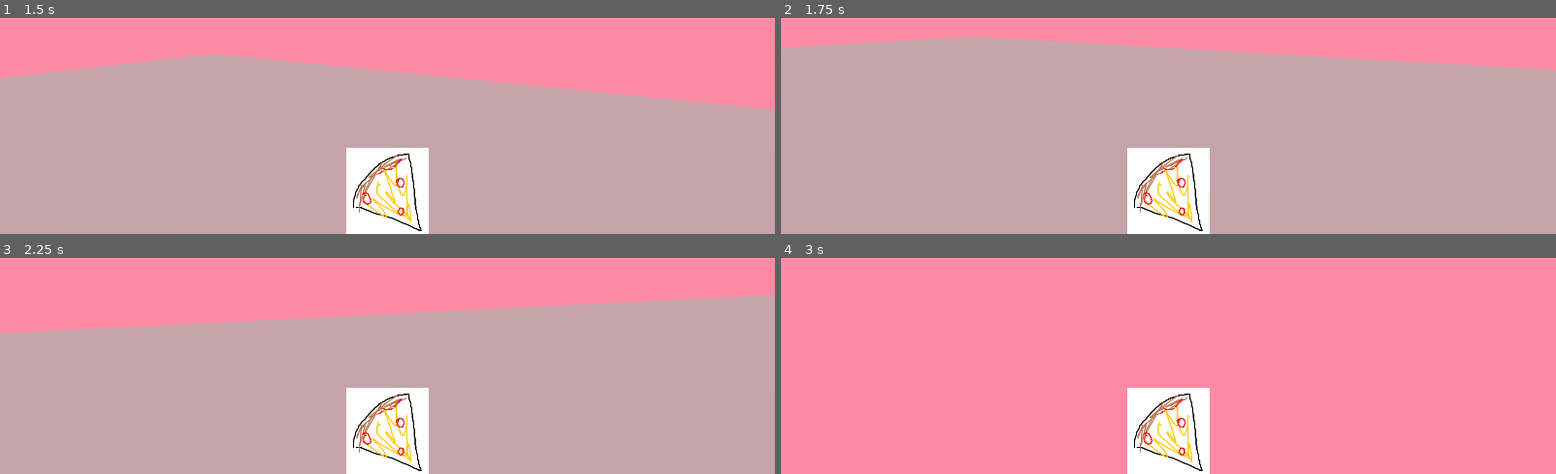
Above: before the commit, frames 1-4 (two rows, left to right).
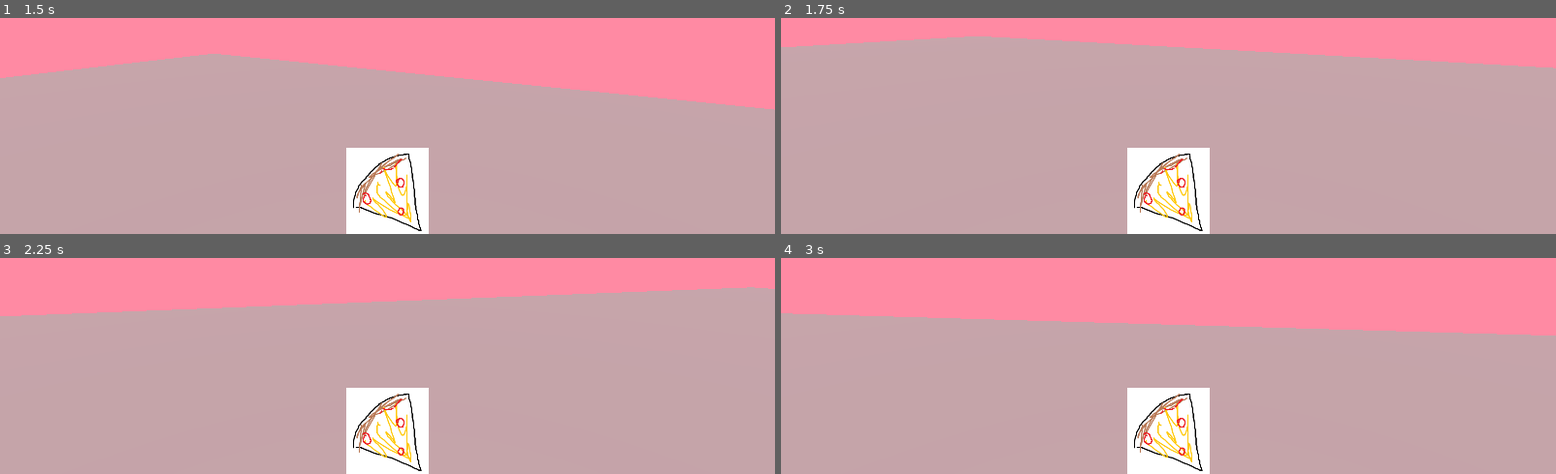
Above: after the commit, the same moments.

Repository: squarepear/snatch-n-sniff
Game: Godot game, scene res://convention/convention.tscn
The game is run twice, just before and just after one commit, with the same random seed, the same clock (stepped at 60 frames per second) and the same inputs. The engine's default icon, where the game draws it, is replaced by a stand-in: a white triangle on a blue panel in a dark square.
Inputs (mouse positions are in pixels of both pictures, inside the frame that each line leads up to):
- Up to frame 1 (1.5 s): tap Enter at 0.5 s; move the mouse to (outside the picture) at 0.52 s; hold Right mouse button (sniff) 0.53-1.28 s; hold W (move_forward) from 0.53 s (still down); tap Space (jump) at 0.77 s; move the mouse to (348, 18) at 1.27 s; click (348, 18) at 1.35 s
- Up to frame 2 (1.75 s): keep holding W (move_forward); tap Space (jump) at 1.52 s; right-click (1129, 18) at 1.55 s
- Up to frame 3 (2.25 s): keep holding W (move_forward); move the mouse to (outside the picture) at 2.02 s; hold Right mouse button (sniff) from 2.03 s (still down)
- Up to frame 4 (3 s): keep holding W (move_forward); move the mouse to (1160, 264) at 2.77 s; release Right mouse button (sniff) at 2.78 s; right-click (1160, 264) at 2.85 s

Frame 1 is identical in both runs. In frame 2, 0.5% of the frame differs, in the area x 0-100%, y 8-25%; in frame 3, 5.8%; in frame 4, 65%, in the area x 0-100%, y 25-100%.

Commit message:
Add sniff speed modifier

Diff:
--- a/project/player/hands.gd
+++ b/project/player/hands.gd
@@ -1,6 +1,10 @@
 class_name Hands
 extends TextureRect
 
+
+signal started_sniffing
+signal sniffing_ready
+signal stopped_sniffing
 
 var held_item: SniffdexEntry
 var is_sniffing := false
@@ -28,6 +32,7 @@
 	if is_sniffing or not held_item:
 		return
 
+	started_sniffing.emit()
 	sniff_timer.start(held_item.sniff_time)
 	is_sniffing = true
 
@@ -36,15 +41,19 @@
 	if not is_sniffing:
 		return
 
-	print("SNIFF MODE ENGAGED")
-
 	has_sniffed = true
+	sniffing_ready.emit()
 
 
 func stop_sniffing() -> void:
+	if not is_sniffing:
+		return
+
 	is_sniffing = false
+	stopped_sniffing.emit()
 
 	if not has_sniffed:
+		sniff_timer.stop()
 		return
 
 	sniff(held_item)
--- a/project/player/player.gd
+++ b/project/player/player.gd
@@ -3,11 +3,13 @@
 
 signal snatched_snatchable(snatchable: Snatchable)
 
-const SPEED = 5.0
-const JUMP_VELOCITY = 4.5
+const SPEED := 5.0
+const SNIFF_SPEED_MULTIPLIER := 0.25
+const JUMP_VELOCITY := 4.5
 
 # Get the gravity from the project settings to be synced with RigidBody nodes.
 var gravity = ProjectSettings.get_setting("physics/3d/default_gravity")
+var is_slow := false
 
 @onready var snatch_detector := $SnatchDetector
 
@@ -27,13 +29,17 @@
 	var input_dir = Input.get_vector("move_left", "move_right", "move_forward", "move_back")
 	var direction = (transform.basis * Vector3(input_dir.x, 0, input_dir.y)).normalized()
 	if direction:
-		velocity.x = direction.x * SPEED
-		velocity.z = direction.z * SPEED
+		velocity.x = direction.x * get_speed_multiplier()
+		velocity.z = direction.z * get_speed_multiplier()
 	else:
-		velocity.x = move_toward(velocity.x, 0, SPEED)
-		velocity.z = move_toward(velocity.z, 0, SPEED)
+		velocity.x = move_toward(velocity.x, 0, get_speed_multiplier())
+		velocity.z = move_toward(velocity.z, 0, get_speed_multiplier())
 
 	move_and_slide()
+
+
+func get_speed_multiplier() -> float:
+	return SPEED * (SNIFF_SPEED_MULTIPLIER if is_slow else 1.0)
 
 
 func snatch():
@@ -49,6 +55,14 @@
 	snatched_snatchable.emit(snatchable)
 
 
+func slow_down() -> void:
+	is_slow = true
+
+
+func normal_speed() -> void:
+	is_slow = false
+
+
 func _input(event: InputEvent):
 	if event is InputEventMouseMotion:
 		rotate_y(-event.relative.x * 0.005)
--- a/project/player/player.tscn
+++ b/project/player/player.tscn
@@ -40,3 +40,5 @@
 unique_name_in_owner = true
 
 [connection signal="snatched_snatchable" from="." to="Hands" method="snatch"]
+[connection signal="started_sniffing" from="Hands" to="." method="slow_down"]
+[connection signal="stopped_sniffing" from="Hands" to="." method="normal_speed"]
